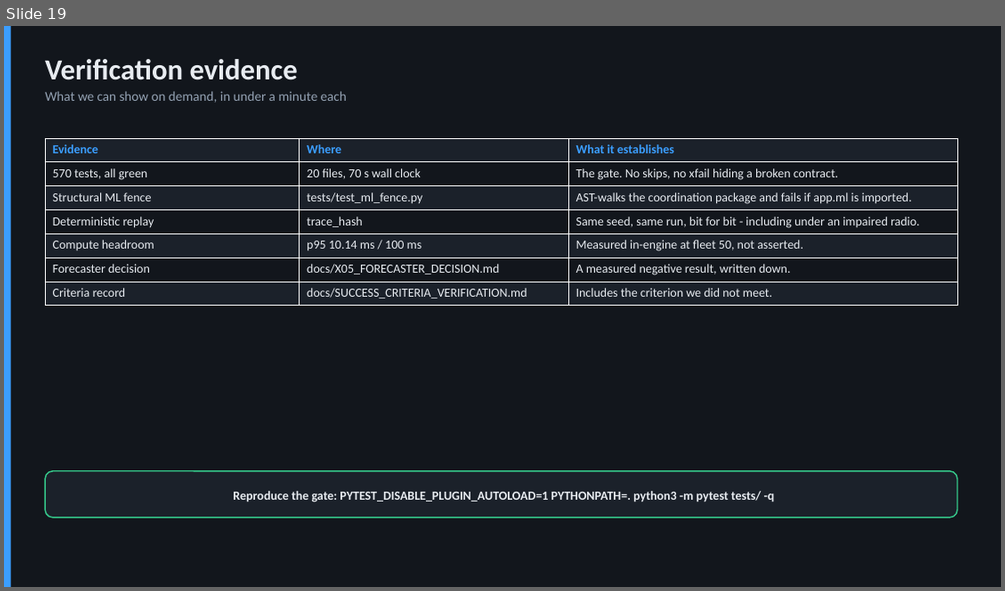
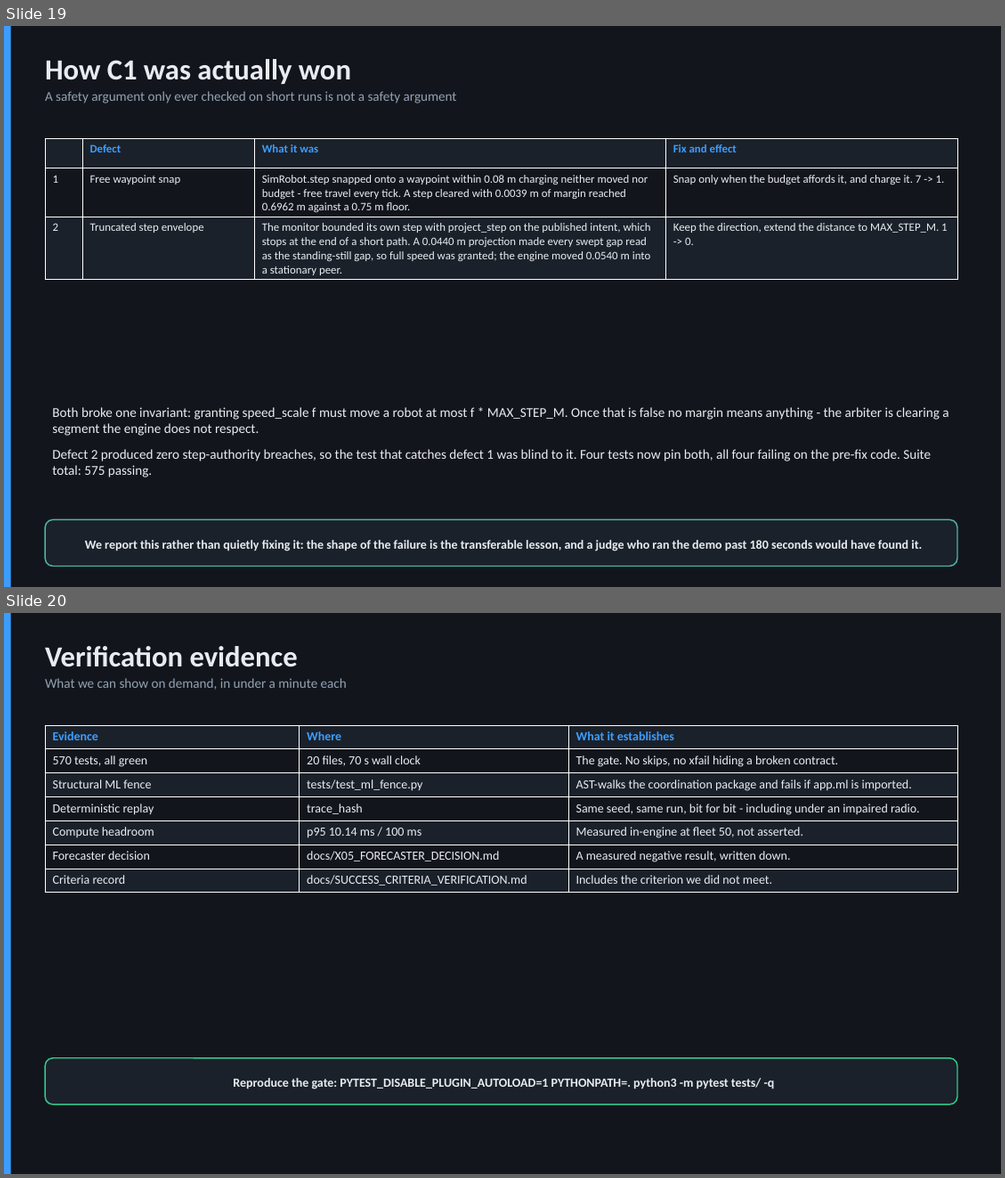
Before and after one commit to adithyad-cs/swarmos-member4-coordination, a slide deck: SWARMOS_Master_Specification_SIH26123.pptx. Shown one above the other, each under a label of ours: slide 19 before the commit, slides 19 and 20 after it. The pictures are 1005x591 and 1005x1178 pixels, drawn with LibreOffice and Linux fonts; fonts in the diff are those of the drawing. Boxes give left, top, right and bottom in pixels: in the first picture for what was removed or moved away, otherwise in the second. Text is boxed around its words. In the diff, an @@ line names an element or a change of style, - is before the commit and + after.

```diff
--- a/SWARMOS_Master_Specification_SIH26123.pptx
+++ b/SWARMOS_Master_Specification_SIH26123.pptx
@@ slide 19 added at <box>4,26,1001,587</box>, background #12161C @@
@@ rectangle added at <box>4,26,11,587</box>, fill #3B9EFF @@
@@ text added at <box>45,59,457,103</box>, 13 pt, text #93A1B2 @@
+How C1 was actually won
+A safety argument only ever checked on short runs is not a safety argument
@@ table added at <box>45,138,957,279</box>, 3 rows, 4 columns @@
+ | Defect | What it was | Fix and effect
+1 | Free waypoint snap | SimRobot.step snapped onto a waypoint within 0.08 m charging neither moved nor budget - free travel every tick. A step cleared with 0.0039 m of margin reached 0.6962 m against a 0.75 m floor. | Snap only when the budget affords it, and charge it. 7 -> 1.
+2 | Truncated step envelope | The monitor bounded its own step with project_step on the published intent, which stops at the end of a short path. A 0.0440 m projection made every swept gap read as the standing-still gap, so full speed was granted; the engine moved 0.0540 m into a stationary peer. | Keep the direction, extend the distance to MAX_STEP_M. 1 -> 0.
@@ text added at <box>52,407,948,477</box>, 13 pt, text #E8ECF1 @@
+Both broke one invariant: granting speed_scale f must move a robot at most f * MAX_STEP_M. Once that is false no margin means anything - the arbiter is clearing a segment the engine does not respect.
+Defect 2 produced zero step-authority breaches, so the test that catches defect 1 was blind to it. Four tests now pin both, all four failing on the pre-fix code. Suite total: 575 passing.
@@ rounded rectangle added at <box>45,520,957,566</box>, fill #1B212A, outline #4FB3A6 1.25 pt, 12 pt, text #E8ECF1, bold @@
+We report this rather than quietly fixing it: the shape of the failure is the transferable lesson, and a judge who ran the demo past 180 seconds would have found it.
@@ what was slide 19 is now slide 20 @@
```
Also in this commit, not shown: 2 slides changed, 26 other files.
